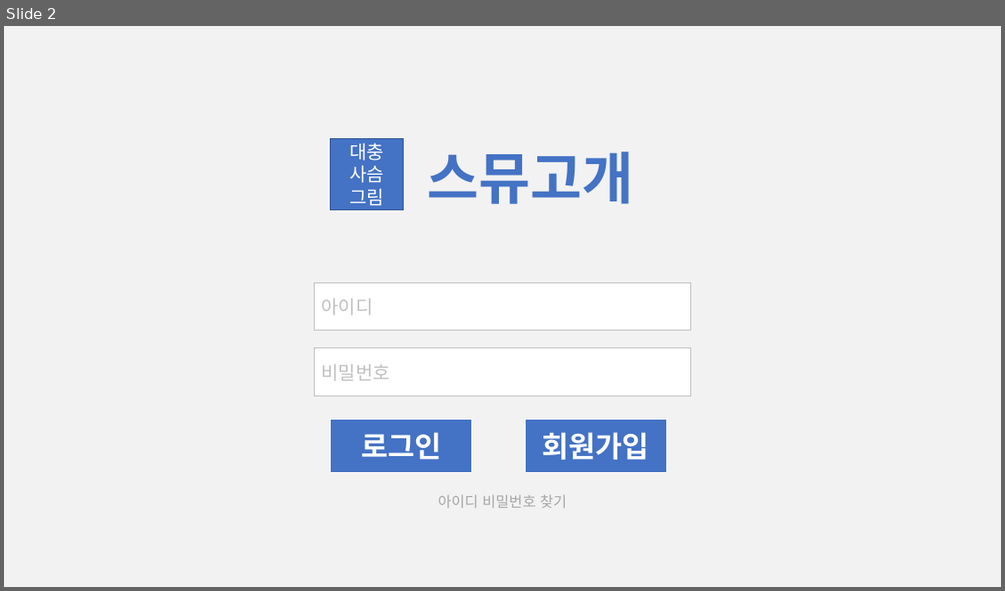
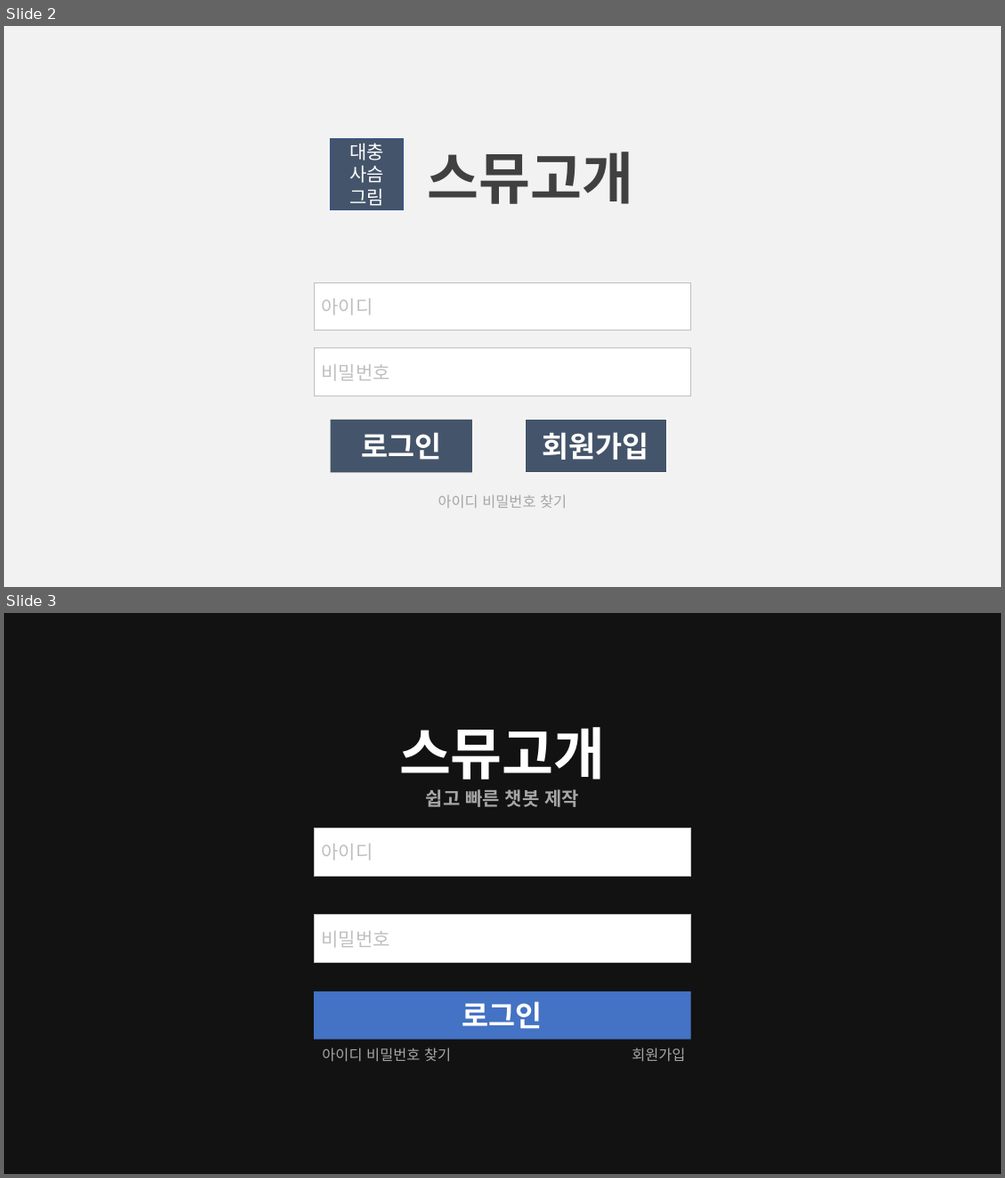
Before and after one commit to Hanswind/smuhill, a slide deck: Web Files/Prototype/홈페이지 UI 디자인.pptx. Shown one above the other, each under a label of ours: slide 2 before the commit, slides 2 and 3 after it. The pictures are 1005x591 and 1005x1178 pixels, drawn with LibreOffice and Linux fonts; fonts in the diff are those of the drawing; background and template pictures are left out; a plain dark background stands for a picture behind light text. Boxes give left, top, right and bottom in pixels: in the first picture for what was removed or moved away, otherwise in the second. Text is boxed around its words. In the diff, an @@ line names an element or a change of style, - is before the commit and + after.

```diff
--- a/Web Files/Prototype/홈페이지 UI 디자인.pptx
+++ b/Web Files/Prototype/홈페이지 UI 디자인.pptx
@@ slide 3 added at [4,613,1001,1174], background picture (left out) @@
@@ rectangle added at [4,613,1001,1174], fill #000000 at 58% opacity @@
@@ text added at [399,727,606,779], 54 pt, text #FFFFFF, bold @@
+스뮤고개
@@ text added at [426,789,579,807], 18 pt, text #A6A6A6, bold @@
+쉽고 빠른 챗봇 제작
@@ rectangle added at [315,827,691,876], fill #FFFFFF, outline #BFBFBF 1 pt, 18 pt, text #BFBFBF @@
+아이디
@@ rectangle added at [315,915,691,962], fill #FFFFFF, outline #BFBFBF 1 pt, 18 pt, text #BFBFBF @@
+비밀번호
@@ rectangle added at [315,991,691,1039], fill #4472C4, 28 pt, text #FFFFFF, bold @@
+로그인
@@ text added at [322,1047,451,1062], 14 pt, text #A6A6A6 @@
+아이디 비밀번호 찾기
@@ text added at [631,1047,685,1062], 14 pt, text #A6A6A6 @@
+회원가입
@@ slide 2 changed as well @@
@@ rectangle "대충" at [331,139,404,210]: fill #4472C4 to #44546A @@
@@ text "스뮤고개" at [427,151,633,204]: text colour #4472C4 to #404040 @@
@@ rectangle "로그인" at [331,419,472,473]: fill #4472C4 to #44546A; outline #FFFFFF 1 pt to none @@
@@ rectangle "회원가입" at [526,419,666,473]: fill #4472C4 to #44546A @@
```
Also in this commit, not shown: 1 other slide changed, 1 other slide added, 15 other files.
